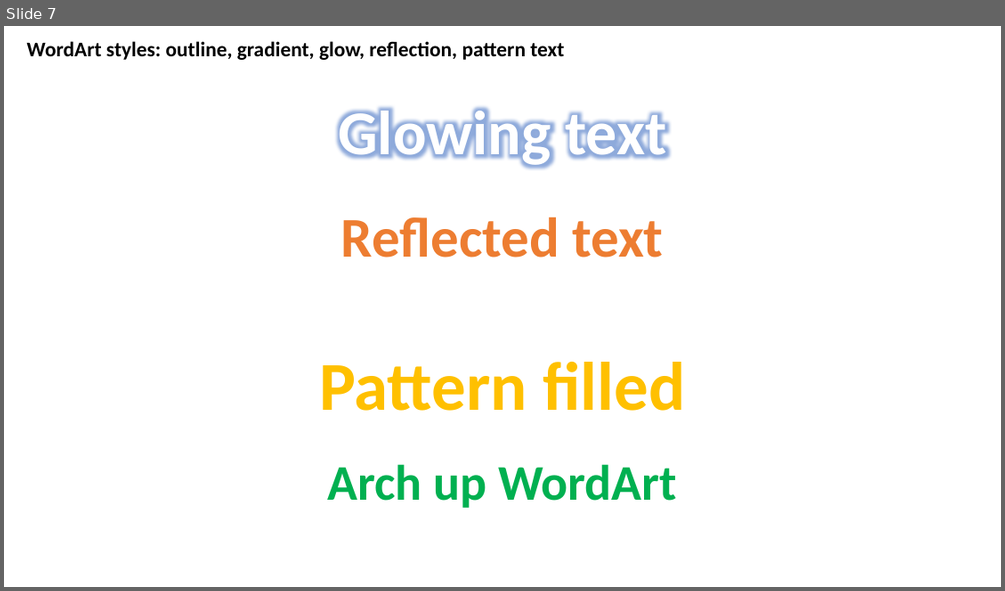
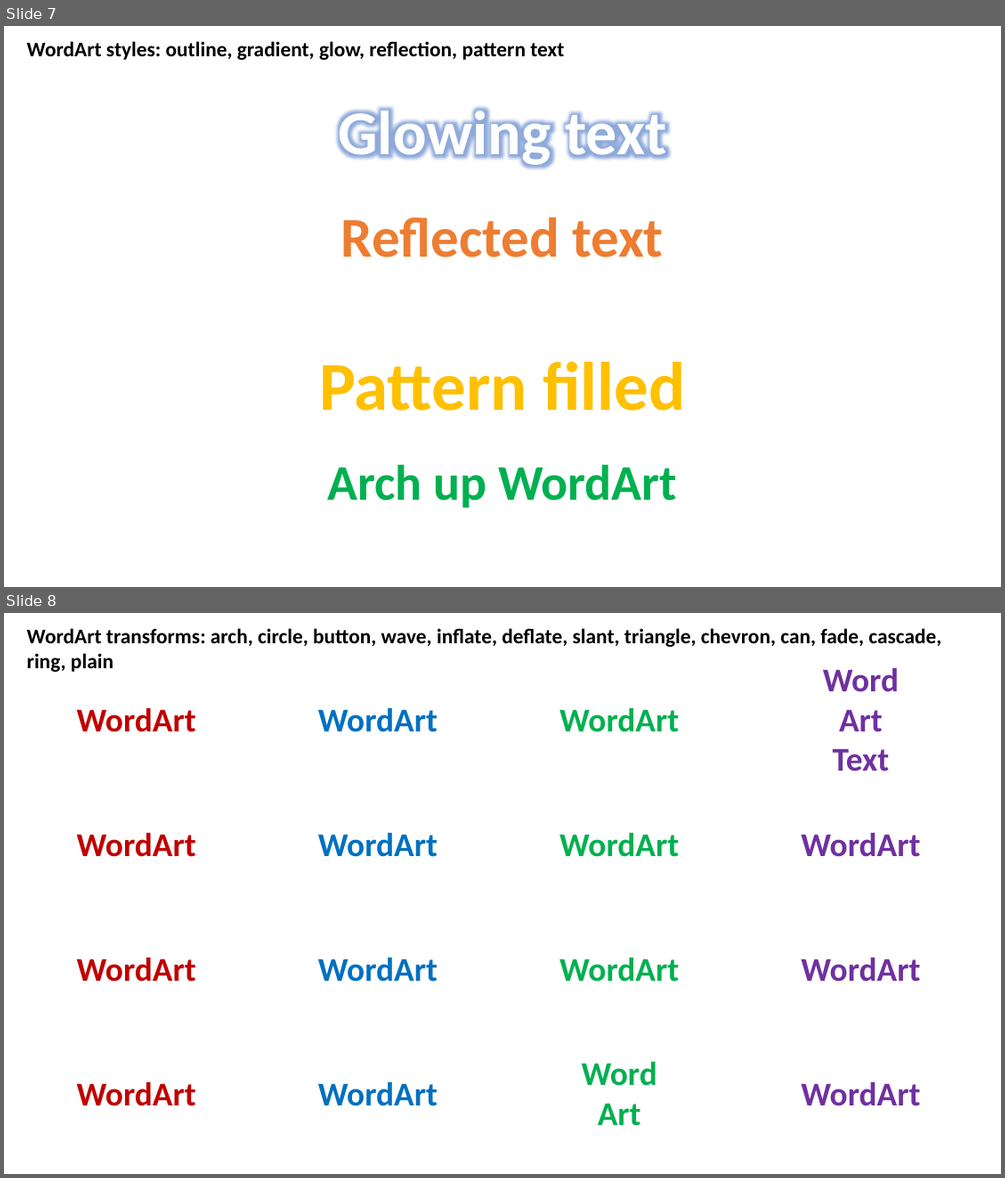
Before and after one commit to g21589/PPTX2HTML, a slide deck: samples/features/text.pptx. Shown one above the other, each under a label of ours: slide 7 before the commit, slides 7 and 8 after it. The pictures are 1005x591 and 1005x1178 pixels, drawn with LibreOffice and Linux fonts; fonts in the diff are those of the drawing. Boxes give left, top, right and bottom in pixels: in the first picture for what was removed or moved away, otherwise in the second. Text is boxed around its words. In the diff, an @@ line names an element or a change of style, - is before the commit and + after.

```diff
--- a/samples/features/text.pptx
+++ b/samples/features/text.pptx
@@ slide 8 added at <box>4,613,1001,1174</box>, background #FFFFFF @@
@@ text added at <box>27,628,941,672</box>, 20 pt, text #000000, bold @@
+WordArt transforms: arch, circle, button, wave, inflate, deflate, slant, triangle, chevron, can, fade, cascade, ring, plain
@@ text added at <box>823,667,898,771</box>, 32 pt, text #7030A0, bold @@
+Word
+Art
+Text
@@ text added at <box>77,707,196,732</box>, 32 pt, text #C00000, bold @@
+WordArt
@@ text added at <box>318,707,437,732</box>, 32 pt, text #0070C0, bold @@
+WordArt
@@ text added at <box>559,707,679,732</box>, 32 pt, text #00B050, bold @@
+WordArt
@@ text added at <box>77,832,196,857</box>, 32 pt, text #C00000, bold @@
+WordArt
@@ text added at <box>318,832,437,857</box>, 32 pt, text #0070C0, bold @@
+WordArt
@@ text added at <box>559,832,679,857</box>, 32 pt, text #00B050, bold @@
+WordArt
@@ text added at <box>801,832,920,857</box>, 32 pt, text #7030A0, bold @@
+WordArt
@@ text added at <box>77,957,196,981</box>, 32 pt, text #C00000, bold @@
+WordArt
@@ text added at <box>318,957,437,981</box>, 32 pt, text #0070C0, bold @@
+WordArt
@@ text added at <box>559,957,679,981</box>, 32 pt, text #00B050, bold @@
+WordArt
@@ text added at <box>801,957,920,981</box>, 32 pt, text #7030A0, bold @@
+WordArt
@@ text added at <box>582,1061,657,1126</box>, 32 pt, text #00B050, bold @@
+Word
+Art
@@ text added at <box>77,1081,196,1106</box>, 32 pt, text #C00000, bold @@
+WordArt
@@ text added at <box>318,1081,437,1106</box>, 32 pt, text #0070C0, bold @@
+WordArt
@@ text added at <box>801,1081,920,1106</box>, 32 pt, text #7030A0, bold @@
+WordArt
```
Also in this commit, not shown: 7 other files.
